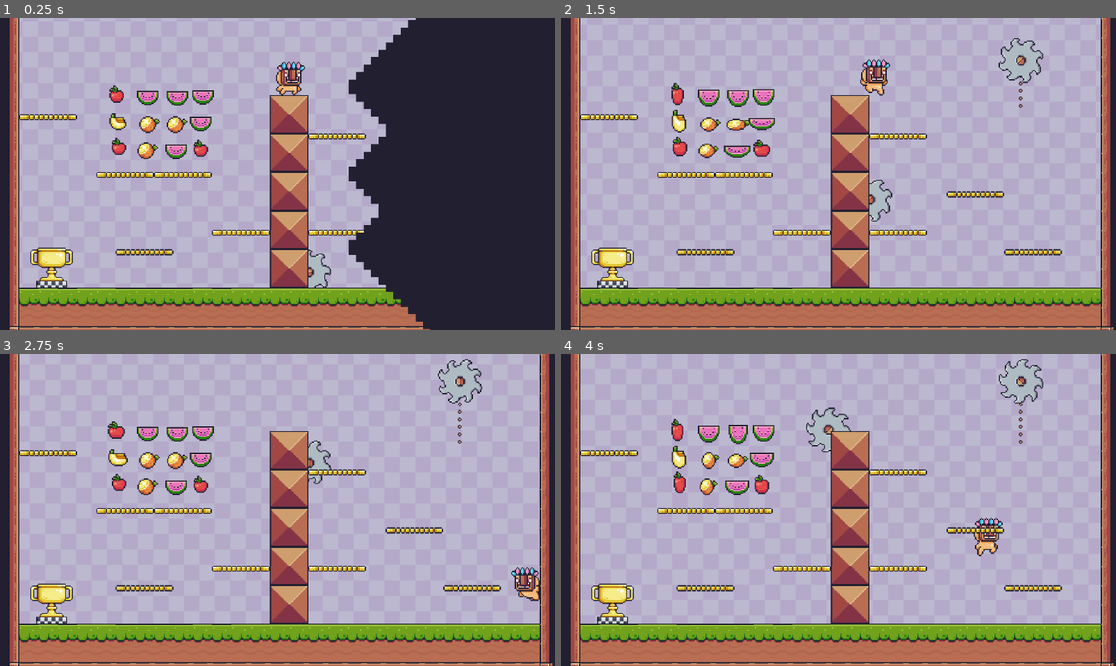
Above: before the commit, frames 1-4 (two rows, left to right).
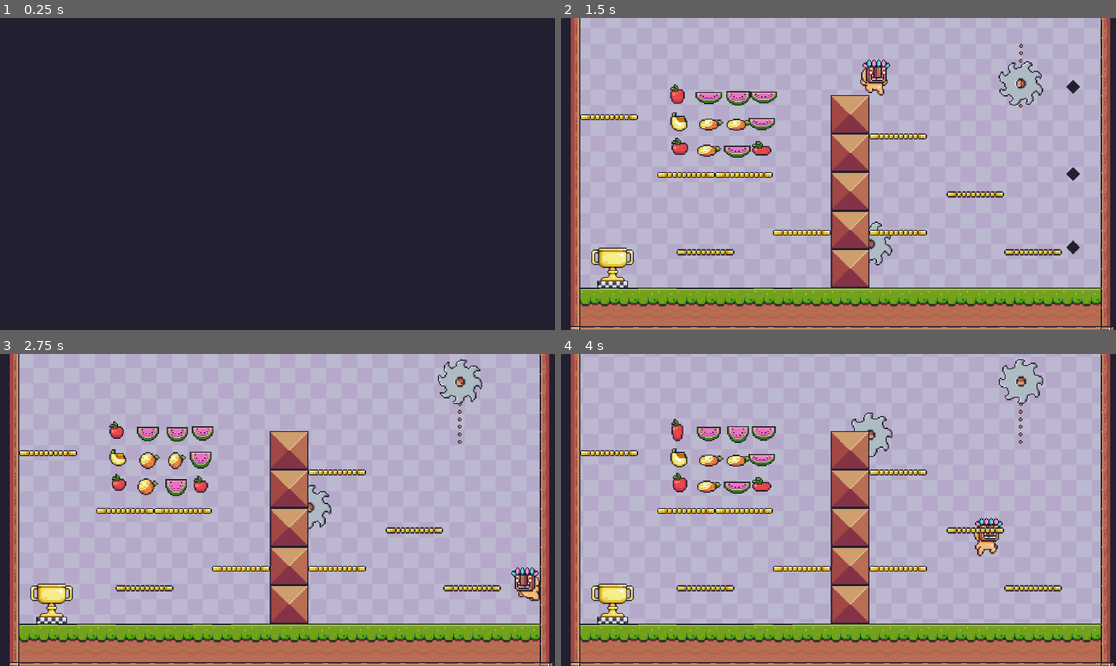
Above: after the commit, the same moments.

Repository: RasyaDevansyah/Platform-Adventure
Game: Godot game, scene res://Scenes/MainMenu.tscn
Two runs of this game, one before a commit and one after it. Both use one fixed random seed, a clock stepped at 60 frames per second and the inputs below. Before the commit the project starts from res://Scenes/Main.tscn.
Inputs (mouse positions are in pixels of both pictures, inside the frame that each line leads up to):
- Up to frame 1 (0.25 s): no input
- Up to frame 2 (1.5 s): click (838, 174) at 0.5 s, where only the run after the commit has a clickable "PLAY"; hold D (right) from 1.28 s (still down)
- Up to frame 3 (2.75 s): keep holding D (right); tap Space (jump) at 1.52, 2.27 s
- Up to frame 4 (4 s): release D (right) at 2.78 s; hold A (left) 2.78-3.53 s; hold D (right) from 3.53 s (still down); tap Space (jump) at 3.77 s

The runs differ from the first frame. In frame 1, 64% of the frame differs, in the area x 1-78%, y 0-100%; in frame 2, 2.0%; in frame 3, 1.2%; in frame 4, 2.1%.

Commit message:
MainMenu

Diff:
--- /dev/null
+++ b/Other/new_theme.tres
@@ -0,0 +1,17 @@
+[gd_resource type="Theme" load_steps=3 format=3 uid="uid://cxav2eygb1aru"]
+
+[ext_resource type="FontFile" uid="uid://b5di6vmo5uot8" path="res://Assets/Menu/Text/Micro5-Regular.ttf" id="1_i4g77"]
+
+[sub_resource type="StyleBoxFlat" id="StyleBoxFlat_8tcyg"]
+bg_color = Color(0.129412, 0.121569, 0.188235, 1)
+border_width_left = 3
+border_width_top = 3
+border_width_right = 3
+border_width_bottom = 3
+
+[resource]
+default_base_scale = 0.95
+default_font = ExtResource("1_i4g77")
+default_font_size = 25
+Button/constants/h_separation = 8
+Button/styles/normal = SubResource("StyleBoxFlat_8tcyg")
--- a/Prefab/Transition.tscn
+++ b/Prefab/Transition.tscn
@@ -2,6 +2,201 @@
 
 [ext_resource type="Texture2D" uid="uid://c0m7dpux3ayb" path="res://Assets/Other/Transition.png" id="1_2nbih"]
 [ext_resource type="Script" path="res://Scripts/Transition.gd" id="1_5k6s3"]
+
+[sub_resource type="Animation" id="Animation_0rlv5"]
+length = 0.001
+tracks/0/type = "value"
+tracks/0/imported = false
+tracks/0/enabled = true
+tracks/0/path = NodePath("Node/Sprite2D:scale")
+tracks/0/interp = 1
+tracks/0/loop_wrap = true
+tracks/0/keys = {
+"times": PackedFloat32Array(0),
+"transitions": PackedFloat32Array(1),
+"update": 0,
+"values": [Vector2(15.41, 15.41)]
+}
+tracks/1/type = "value"
+tracks/1/imported = false
+tracks/1/enabled = true
+tracks/1/path = NodePath("Node/Sprite2D2:scale")
+tracks/1/interp = 1
+tracks/1/loop_wrap = true
+tracks/1/keys = {
+"times": PackedFloat32Array(0),
+"transitions": PackedFloat32Array(1),
+"update": 0,
+"values": [Vector2(15.41, 15.41)]
+}
+tracks/2/type = "value"
+tracks/2/imported = false
+tracks/2/enabled = true
+tracks/2/path = NodePath("Node/Sprite2D3:scale")
+tracks/2/interp = 1
+tracks/2/loop_wrap = true
+tracks/2/keys = {
+"times": PackedFloat32Array(0),
+"transitions": PackedFloat32Array(1),
+"update": 0,
+"values": [Vector2(15.41, 15.41)]
+}
+tracks/3/type = "value"
+tracks/3/imported = false
+tracks/3/enabled = true
+tracks/3/path = NodePath("Node/Sprite2D4:scale")
+tracks/3/interp = 1
+tracks/3/loop_wrap = true
+tracks/3/keys = {
+"times": PackedFloat32Array(0),
+"transitions": PackedFloat32Array(1),
+"update": 0,
+"values": [Vector2(15.41, 15.41)]
+}
+tracks/4/type = "value"
+tracks/4/imported = false
+tracks/4/enabled = true
+tracks/4/path = NodePath("Node/Sprite2D5:scale")
+tracks/4/interp = 1
+tracks/4/loop_wrap = true
+tracks/4/keys = {
+"times": PackedFloat32Array(0),
+"transitions": PackedFloat32Array(1),
+"update": 0,
+"values": [Vector2(15.41, 15.41)]
+}
+tracks/5/type = "value"
+tracks/5/imported = false
+tracks/5/enabled = true
+tracks/5/path = NodePath("Node/Sprite2D6:scale")
+tracks/5/interp = 1
+tracks/5/loop_wrap = true
+tracks/5/keys = {
+"times": PackedFloat32Array(0),
+"transitions": PackedFloat32Array(1),
+"update": 0,
+"values": [Vector2(15.41, 15.41)]
+}
+tracks/6/type = "value"
+tracks/6/imported = false
+tracks/6/enabled = true
+tracks/6/path = NodePath("Node/Sprite2D7:scale")
+tracks/6/interp = 1
+tracks/6/loop_wrap = true
+tracks/6/keys = {
+"times": PackedFloat32Array(0),
+"transitions": PackedFloat32Array(1),
+"update": 0,
+"values": [Vector2(15.41, 15.41)]
+}
+tracks/7/type = "value"
+tracks/7/imported = false
+tracks/7/enabled = true
+tracks/7/path = NodePath("Node/Sprite2D8:scale")
+tracks/7/interp = 1
+tracks/7/loop_wrap = true
+tracks/7/keys = {
+"times": PackedFloat32Array(0),
+"transitions": PackedFloat32Array(1),
+"update": 0,
+"values": [Vector2(15.41, 15.41)]
+}
+tracks/8/type = "value"
+tracks/8/imported = false
+tracks/8/enabled = true
+tracks/8/path = NodePath("Node/Sprite2D9:scale")
+tracks/8/interp = 1
+tracks/8/loop_wrap = true
+tracks/8/keys = {
+"times": PackedFloat32Array(0),
+"transitions": PackedFloat32Array(1),
+"update": 0,
+"values": [Vector2(15.41, 15.41)]
+}
+tracks/9/type = "value"
+tracks/9/imported = false
+tracks/9/enabled = true
+tracks/9/path = NodePath("Node/Sprite2D10:scale")
+tracks/9/interp = 1
+tracks/9/loop_wrap = true
+tracks/9/keys = {
+"times": PackedFloat32Array(0),
+"transitions": PackedFloat32Array(1),
+"update": 0,
+"values": [Vector2(15.41, 15.41)]
+}
+tracks/10/type = "value"
+tracks/10/imported = false
+tracks/10/enabled = true
+tracks/10/path = NodePath("Node/Sprite2D11:scale")
+tracks/10/interp = 1
+tracks/10/loop_wrap = true
+tracks/10/keys = {
+"times": PackedFloat32Array(0),
+"transitions": PackedFloat32Array(1),
+"update": 0,
+"values": [Vector2(15.41, 15.41)]
+}
+tracks/11/type = "value"
+tracks/11/imported = false
+tracks/11/enabled = true
+tracks/11/path = NodePath("Node/Sprite2D12:scale")
+tracks/11/interp = 1
+tracks/11/loop_wrap = true
+tracks/11/keys = {
+"times": PackedFloat32Array(0),
+"transitions": PackedFloat32Array(1),
+"update": 0,
+"values": [Vector2(15.41, 15.41)]
+}
+tracks/12/type = "value"
+tracks/12/imported = false
+tracks/12/enabled = true
+tracks/12/path = NodePath("Node/Sprite2D13:scale")
+tracks/12/interp = 1
+tracks/12/loop_wrap = true
+tracks/12/keys = {
+"times": PackedFloat32Array(0),
+"transitions": PackedFloat32Array(1),
+"update": 0,
+"values": [Vector2(15.41, 15.41)]
+}
+tracks/13/type = "value"
+tracks/13/imported = false
+tracks/13/enabled = true
+tracks/13/path = NodePath("Node/Sprite2D14:scale")
+tracks/13/interp = 1
+tracks/13/loop_wrap = true
+tracks/13/keys = {
+"times": PackedFloat32Array(0),
+"transitions": PackedFloat32Array(1),
+"update": 0,
+"values": [Vector2(15.41, 15.41)]
+}
+tracks/14/type = "value"
+tracks/14/imported = false
+tracks/14/enabled = true
+tracks/14/path = NodePath("Node/Sprite2D15:scale")
+tracks/14/interp = 1
+tracks/14/loop_wrap = true
+tracks/14/keys = {
+"times": PackedFloat32Array(0),
+"transitions": PackedFloat32Array(1),
+"update": 0,
+"values": [Vector2(15.41, 15.41)]
+}
+tracks/15/type = "value"
+tracks/15/imported = false
+tracks/15/enabled = true
+tracks/15/path = NodePath(".:visible")
+tracks/15/interp = 1
+tracks/15/loop_wrap = true
+tracks/15/keys = {
+"times": PackedFloat32Array(0),
+"transitions": PackedFloat32Array(1),
+"update": 1,
+"values": [true]
+}
 
 [sub_resource type="Animation" id="Animation_jy8w1"]
 resource_name = "Transition"
@@ -187,188 +382,17 @@
 "update": 0,
 "values": [Vector2(15.41, 15.41), Vector2(15.41, 15.41), Vector2(1e-05, 1e-05)]
 }
-
-[sub_resource type="Animation" id="Animation_0rlv5"]
-length = 0.001
-tracks/0/type = "value"
-tracks/0/imported = false
-tracks/0/enabled = true
-tracks/0/path = NodePath("Node/Sprite2D:scale")
-tracks/0/interp = 1
-tracks/0/loop_wrap = true
-tracks/0/keys = {
-"times": PackedFloat32Array(0),
-"transitions": PackedFloat32Array(1),
-"update": 0,
-"values": [Vector2(15.41, 15.41)]
-}
-tracks/1/type = "value"
-tracks/1/imported = false
-tracks/1/enabled = true
-tracks/1/path = NodePath("Node/Sprite2D2:scale")
-tracks/1/interp = 1
-tracks/1/loop_wrap = true
-tracks/1/keys = {
-"times": PackedFloat32Array(0),
-"transitions": PackedFloat32Array(1),
-"update": 0,
-"values": [Vector2(15.41, 15.41)]
-}
-tracks/2/type = "value"
-tracks/2/imported = false
-tracks/2/enabled = true
-tracks/2/path = NodePath("Node/Sprite2D3:scale")
-tracks/2/interp = 1
-tracks/2/loop_wrap = true
-tracks/2/keys = {
-"times": PackedFloat32Array(0),
-"transitions": PackedFloat32Array(1),
-"update": 0,
-"values": [Vector2(15.41, 15.41)]
-}
-tracks/3/type = "value"
-tracks/3/imported = false
-tracks/3/enabled = true
-tracks/3/path = NodePath("Node/Sprite2D4:scale")
-tracks/3/interp = 1
-tracks/3/loop_wrap = true
-tracks/3/keys = {
-"times": PackedFloat32Array(0),
-"transitions": PackedFloat32Array(1),
-"update": 0,
-"values": [Vector2(15.41, 15.41)]
-}
-tracks/4/type = "value"
-tracks/4/imported = false
-tracks/4/enabled = true
-tracks/4/path = NodePath("Node/Sprite2D5:scale")
-tracks/4/interp = 1
-tracks/4/loop_wrap = true
-tracks/4/keys = {
-"times": PackedFloat32Array(0),
-"transitions": PackedFloat32Array(1),
-"update": 0,
-"values": [Vector2(15.41, 15.41)]
-}
-tracks/5/type = "value"
-tracks/5/imported = false
-tracks/5/enabled = true
-tracks/5/path = NodePath("Node/Sprite2D6:scale")
-tracks/5/interp = 1
-tracks/5/loop_wrap = true
-tracks/5/keys = {
-"times": PackedFloat32Array(0),
-"transitions": PackedFloat32Array(1),
-"update": 0,
-"values": [Vector2(15.41, 15.41)]
-}
-tracks/6/type = "value"
-tracks/6/imported = false
-tracks/6/enabled = true
-tracks/6/path = NodePath("Node/Sprite2D7:scale")
-tracks/6/interp = 1
-tracks/6/loop_wrap = true
-tracks/6/keys = {
-"times": PackedFloat32Array(0),
-"transitions": PackedFloat32Array(1),
-"update": 0,
-"values": [Vector2(15.41, 15.41)]
-}
-tracks/7/type = "value"
-tracks/7/imported = false
-tracks/7/enabled = true
-tracks/7/path = NodePath("Node/Sprite2D8:scale")
-tracks/7/interp = 1
-tracks/7/loop_wrap = true
-tracks/7/keys = {
-"times": PackedFloat32Array(0),
-"transitions": PackedFloat32Array(1),
-"update": 0,
-"values": [Vector2(15.41, 15.41)]
-}
-tracks/8/type = "value"
-tracks/8/imported = false
-tracks/8/enabled = true
-tracks/8/path = NodePath("Node/Sprite2D9:scale")
-tracks/8/interp = 1
-tracks/8/loop_wrap = true
-tracks/8/keys = {
-"times": PackedFloat32Array(0),
-"transitions": PackedFloat32Array(1),
-"update": 0,
-"values": [Vector2(15.41, 15.41)]
-}
-tracks/9/type = "value"
-tracks/9/imported = false
-tracks/9/enabled = true
-tracks/9/path = NodePath("Node/Sprite2D10:scale")
-tracks/9/interp = 1
-tracks/9/loop_wrap = true
-tracks/9/keys = {
-"times": PackedFloat32Array(0),
-"transitions": PackedFloat32Array(1),
-"update": 0,
-"values": [Vector2(15.41, 15.41)]
-}
-tracks/10/type = "value"
-tracks/10/imported = false
-tracks/10/enabled = true
-tracks/10/path = NodePath("Node/Sprite2D11:scale")
-tracks/10/interp = 1
-tracks/10/loop_wrap = true
-tracks/10/keys = {
-"times": PackedFloat32Array(0),
-"transitions": PackedFloat32Array(1),
-"update": 0,
-"values": [Vector2(15.41, 15.41)]
-}
-tracks/11/type = "value"
-tracks/11/imported = false
-tracks/11/enabled = true
-tracks/11/path = NodePath("Node/Sprite2D12:scale")
-tracks/11/interp = 1
-tracks/11/loop_wrap = true
-tracks/11/keys = {
-"times": PackedFloat32Array(0),
-"transitions": PackedFloat32Array(1),
-"update": 0,
-"values": [Vector2(15.41, 15.41)]
-}
-tracks/12/type = "value"
-tracks/12/imported = false
-tracks/12/enabled = true
-tracks/12/path = NodePath("Node/Sprite2D13:scale")
-tracks/12/interp = 1
-tracks/12/loop_wrap = true
-tracks/12/keys = {
-"times": PackedFloat32Array(0),
-"transitions": PackedFloat32Array(1),
-"update": 0,
-"values": [Vector2(15.41, 15.41)]
-}
-tracks/13/type = "value"
-tracks/13/imported = false
-tracks/13/enabled = true
-tracks/13/path = NodePath("Node/Sprite2D14:scale")
-tracks/13/interp = 1
-tracks/13/loop_wrap = true
-tracks/13/keys = {
-"times": PackedFloat32Array(0),
-"transitions": PackedFloat32Array(1),
-"update": 0,
-"values": [Vector2(15.41, 15.41)]
-}
-tracks/14/type = "value"
-tracks/14/imported = false
-tracks/14/enabled = true
-tracks/14/path = NodePath("Node/Sprite2D15:scale")
-tracks/14/interp = 1
-tracks/14/loop_wrap = true
-tracks/14/keys = {
-"times": PackedFloat32Array(0),
-"transitions": PackedFloat32Array(1),
-"update": 0,
-"values": [Vector2(15.41, 15.41)]
+tracks/15/type = "value"
+tracks/15/imported = false
+tracks/15/enabled = true
+tracks/15/path = NodePath(".:visible")
+tracks/15/interp = 1
+tracks/15/loop_wrap = true
+tracks/15/keys = {
+"times": PackedFloat32Array(0),
+"transitions": PackedFloat32Array(1),
+"update": 1,
+"values": [true]
 }
 
 [sub_resource type="AnimationLibrary" id="AnimationLibrary_fgm74"]
@@ -462,3 +486,5 @@
 "": SubResource("AnimationLibrary_fgm74")
 }
 speed_scale = 2.5
+
+[connection signal="animation_finished" from="AnimationPlayer" to="." method="_on_animation_player_animation_finished"]
--- a/Scenes/Main.tscn
+++ b/Scenes/Main.tscn
@@ -916,8 +916,8 @@
 anchor_bottom = 1.0
 offset_left = -26.0
 offset_top = -64.0
-offset_right = 38146.0
-offset_bottom = 21531.0
+offset_right = 46210.0
+offset_bottom = 26067.0
 grow_horizontal = 2
 grow_vertical = 2
 texture = ExtResource("1_ml0hq")
@@ -1026,10 +1026,4 @@
 position = Vector2(107, 500)
 scale = Vector2(0.76, 0.76)
 
-[node name="Control" type="Control" parent="."]
-layout_mode = 3
-anchors_preset = 0
-offset_right = 40.0
-offset_bottom = 40.0
-
 [node name="CanvasLayer" parent="." instance=ExtResource("11_pg2ra")]
--- /dev/null
+++ b/Scenes/MainMenu.tscn
@@ -0,0 +1,132 @@
+[gd_scene load_steps=8 format=3 uid="uid://ceb081jeav080"]
+
+[ext_resource type="Theme" uid="uid://cxav2eygb1aru" path="res://Other/new_theme.tres" id="1_rwrou"]
+[ext_resource type="Texture2D" uid="uid://d0fmdmnosmq32" path="res://Assets/Background/Pink.png" id="2_22j6f"]
+[ext_resource type="Script" path="res://Scripts/MainMenu.gd" id="2_d37d5"]
+[ext_resource type="PackedScene" uid="uid://ur8gu6gbgjed" path="res://Prefab/Transition.tscn" id="3_xfbr2"]
+
+[sub_resource type="Animation" id="Animation_ktebe"]
+length = 0.001
+tracks/0/type = "value"
+tracks/0/imported = false
+tracks/0/enabled = true
+tracks/0/path = NodePath("TextureRect:position")
+tracks/0/interp = 1
+tracks/0/loop_wrap = true
+tracks/0/keys = {
+"times": PackedFloat32Array(0),
+"transitions": PackedFloat32Array(1),
+"update": 0,
+"values": [Vector2(-83, -44)]
+}
+
+[sub_resource type="Animation" id="Animation_crfdl"]
+resource_name = "TitleBackground"
+loop_mode = 1
+tracks/0/type = "value"
+tracks/0/imported = false
+tracks/0/enabled = true
+tracks/0/path = NodePath("TextureRect:position")
+tracks/0/interp = 1
+tracks/0/loop_wrap = true
+tracks/0/keys = {
+"times": PackedFloat32Array(0, 1),
+"transitions": PackedFloat32Array(1, 1),
+"update": 0,
+"values": [Vector2(-83, -44), Vector2(-51, -12)]
+}
+
+[sub_resource type="AnimationLibrary" id="AnimationLibrary_pt8gf"]
+_data = {
+"RESET": SubResource("Animation_ktebe"),
+"TitleBackground": SubResource("Animation_crfdl")
+}
+
+[node name="MainMenu" type="Control"]
+layout_mode = 3
+anchors_preset = 15
+anchor_right = 1.0
+anchor_bottom = 1.0
+grow_horizontal = 2
+grow_vertical = 2
+theme = ExtResource("1_rwrou")
+script = ExtResource("2_d37d5")
+
+[node name="TextureRect" type="TextureRect" parent="."]
+layout_mode = 1
+anchors_preset = 8
+anchor_left = 0.5
+anchor_top = 0.5
+anchor_right = 0.5
+anchor_bottom = 0.5
+offset_left = -83.0
+offset_top = -44.0
+offset_right = 1235.0
+offset_bottom = 692.0
+grow_horizontal = 2
+grow_vertical = 2
+texture = ExtResource("2_22j6f")
+stretch_mode = 1
+
+[node name="Play" type="Button" parent="."]
+layout_mode = 1
+anchors_preset = 8
+anchor_left = 0.5
+anchor_top = 0.5
+anchor_right = 0.5
+anchor_bottom = 0.5
+offset_left = -93.0
+offset_top = -22.0
+offset_right = 93.0
+offset_bottom = 22.0
+grow_horizontal = 2
+grow_vertical = 2
+text = "PLAY"
+
+[node name="Quit" type="Button" parent="."]
+layout_mode = 1
+anchors_preset = 8
+anchor_left = 0.5
+anchor_top = 0.5
+anchor_right = 0.5
+anchor_bottom = 0.5
+offset_left = -93.0
+offset_top = 39.0
+offset_right = 93.0
+offset_bottom = 83.0
+grow_horizontal = 2
+grow_vertical = 2
+text = "QUIT"
+
+[node name="Label" type="Label" parent="."]
+texture_filter = 1
+layout_mode = 1
+anchors_preset = 8
+anchor_left = 0.5
+anchor_top = 0.5
+anchor_right = 0.5
+anchor_bottom = 0.5
+offset_left = -183.0
+offset_top = -146.0
+offset_right = 182.0
+offset_bottom = -69.0
+grow_horizontal = 2
+grow_vertical = 2
+theme_override_colors/font_outline_color = Color(0.129412, 0.121569, 0.188235, 1)
+theme_override_constants/outline_size = 25
+theme_override_font_sizes/font_size = 90
+text = "PLATFORM EDVENTURE"
+horizontal_alignment = 1
+vertical_alignment = 1
+
+[node name="AnimationPlayer" type="AnimationPlayer" parent="."]
+libraries = {
+"": SubResource("AnimationLibrary_pt8gf")
+}
+autoplay = "TitleBackground"
+
+[node name="CanvasLayer" parent="." instance=ExtResource("3_xfbr2")]
+
+[connection signal="button_up" from="Play" to="." method="_on_play_button_up"]
+[connection signal="button_up" from="Quit" to="." method="_on_quit_button_up"]
+[connection signal="_TransitionFinished" from="CanvasLayer" to="." method="_on_canvas_layer__transition_finished"]
--- /dev/null
+++ b/Scripts/MainMenu.gd
@@ -0,0 +1,30 @@
+extends Control
+
+@onready var canvas_layer : CanvasLayer = $CanvasLayer
+
+enum pressed {NULL, PLAY, EXIT}
+var state : pressed = pressed.NULL
+
+func _on_quit_button_up():
+	if state != pressed.NULL:
+		return
+	state = pressed.EXIT
+	await get_tree().create_timer(0.4).timeout
+	canvas_layer.Exit()
+
+
+func _on_play_button_up():
+	if state != pressed.NULL:
+		return
+	state = pressed.PLAY
+	await get_tree().create_timer(0.4).timeout
+	canvas_layer.Exit()
+
+	pass # Replace with function body.
+
+
+func _on_canvas_layer__transition_finished():
+	if state == pressed.PLAY:
+		get_tree().change_scene_to_file("res://Scenes/Main.tscn")
+	elif state == pressed.EXIT:
+		get_tree().quit()
--- a/Scripts/Transition.gd
+++ b/Scripts/Transition.gd
@@ -1,7 +1,20 @@
 extends CanvasLayer
 
 @onready var animation_player :  AnimationPlayer = $AnimationPlayer
-
+@export var autoEnter : bool = true
+const DELAY = 0.4
+signal _TransitionFinished
 
 func _ready():
+	if autoEnter:
+		await get_tree().create_timer(DELAY).timeout
+		Enter()
+
+func Enter():
 	animation_player.play("Transition")
+
+func Exit():
+	animation_player.play_backwards("Transition")
+
+func _on_animation_player_animation_finished(anim_name):
+	emit_signal("_TransitionFinished")
--- a/project.godot
+++ b/project.godot
@@ -11,7 +11,7 @@
 [application]
 
 config/name="CrashCourse2DPlatformer"
-run/main_scene="res://Scenes/Main.tscn"
+run/main_scene="res://Scenes/MainMenu.tscn"
 config/features=PackedStringArray("4.2", "Forward Plus")
 config/icon="res://Assets/Other/Transition.png"
 
@@ -21,12 +21,13 @@
 
 [editor_plugins]
 
-enabled=PackedStringArray("res://addons/AS2P/plugin.cfg")
+enabled=PackedStringArray("res://addons/AS2P/plugin.cfg", "res://addons/abfi/plugin.cfg")
 
 [file_customization]
 
 folder_colors={
 "res://Assets/": "red",
+"res://Other/": "purple",
 "res://Prefab/": "blue",
 "res://Scenes/": "yellow",
 "res://Scripts/": "green"
Binary file added: .images/diagram.png
Binary file added: .images/example-large.png
Binary file added: .images/example.png
Binary file added: .images/logo.png
Binary file added: .images/spacing.png
Binary file added: .images/ui.png
Binary file added: Assets/Menu/Text/Micro5-Regular.ttf
Not shown, added: Assets/Menu/Text/Micro5-Regular.ttf.import
Not shown, changed: Assets/Menu/Text/Text (Black) (8x10).png.import
Binary file changed: Assets/Menu/Text/Text (White) (8x10).png
Not shown, added: addons/abfi/import.gd
Not shown, added: addons/abfi/plugin.cfg
(and 2 more such lines)
